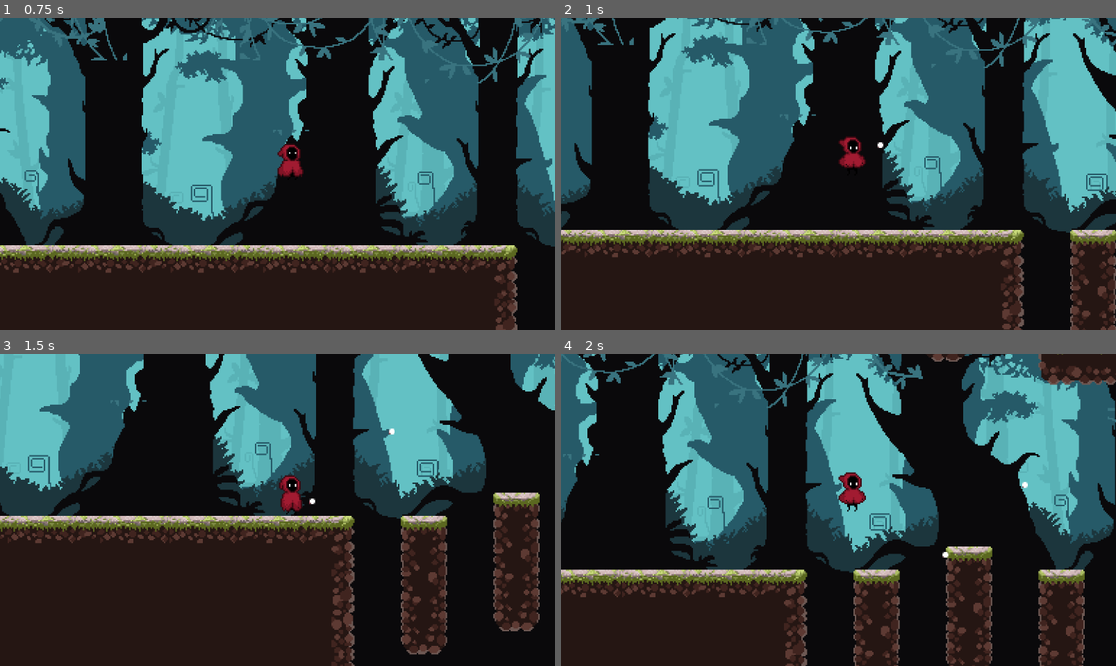
Above: before the commit, frames 1-4 (two rows, left to right).
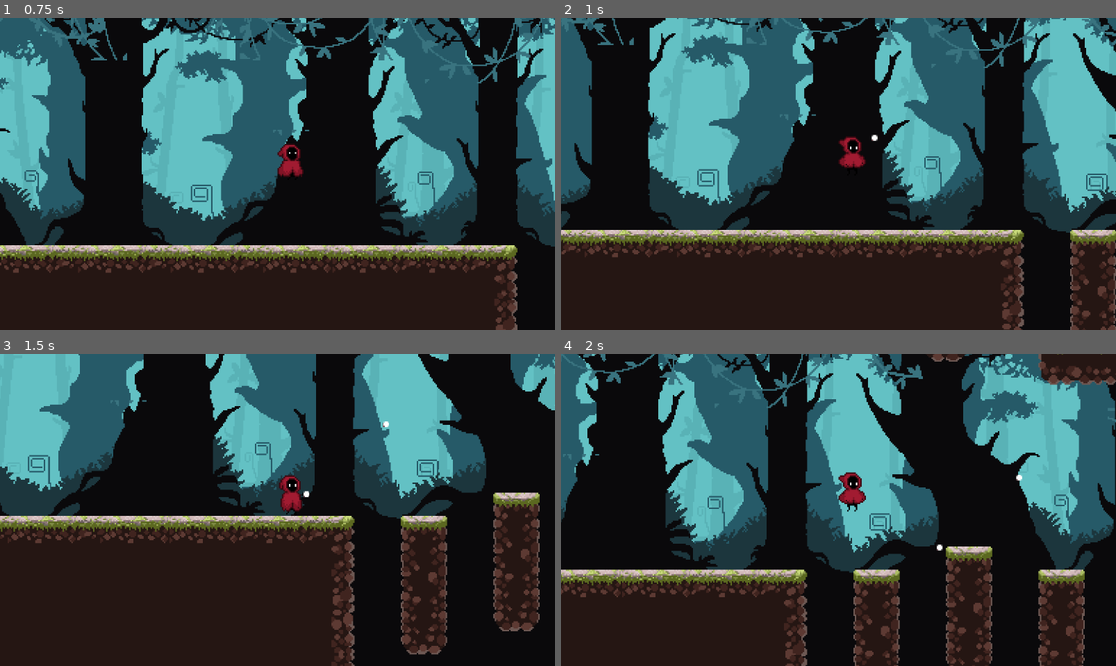
Above: after the commit, the same moments.

Repository: dieguga07/GodotTemplate
Game: Godot game, scene res://Scenes/game.tscn
The game is run twice, just before and just after one commit, with the same random seed, the same clock (stepped at 60 frames per second) and the same inputs.
Inputs:
- Up to frame 1 (0.75 s): tap Enter (ui_accept) at 0.5 s; hold Right (ui_right) from 0.53 s (still down); tap F (attack) at 0.6 s
- Up to frame 2 (1 s): keep holding Right (ui_right); tap Enter (ui_accept) at 0.77 s; tap Q (throw_attack) at 0.8 s
- Up to frame 3 (1.5 s): keep holding Right (ui_right); tap Q (throw_attack) at 1.35 s
- Up to frame 4 (2 s): keep holding Right (ui_right); tap Enter (ui_accept) at 1.52 s; tap F (attack) at 1.55 s

Frame 1 is identical in both runs. In frame 2, less than 0.1% of the frame differs, in the area x 55-59%, y 37-42%; in frame 3, less than 0.1%, in the area x 54-72%, y 21-49%; in frame 4, less than 0.1%.

Commit message:
cool down add

Diff:
--- a/Scenes/player.tscn
+++ b/Scenes/player.tscn
@@ -401,7 +401,7 @@
 tracks/1/interp = 1
 tracks/1/loop_wrap = true
 tracks/1/keys = {
-"times": PackedFloat32Array(0, 0.1, 0.2, 0.333333, 0.433333, 0.566667, 0.7, 0.833333, 0.933333),
+"times": PackedFloat32Array(0, 0.1, 0.2, 0.3, 0.4, 0.5, 0.6, 0.7, 0.8),
 "transitions": PackedFloat32Array(1, 1, 1, 1, 1, 1, 1, 1, 1),
 "update": 1,
 "values": [0, 1, 2, 3, 4, 5, 6, 7, 8]
--- a/Scripts/player.gd
+++ b/Scripts/player.gd
@@ -4,10 +4,13 @@
 const JUMP_VELOCITY = -300.0
 
 @onready var state_machine = $Player_State_Machine["parameters/playback"]
+
 @export var magic_ball_scene: PackedScene
 var last_direction = 1
-@onready var timer_attack: Timer = $TimerAttack
 
+
+@export var throw_cooldown: float = 0.5
+var can_throw = true
 
 
 func _physics_process(delta: float) -> void:
@@ -29,8 +32,16 @@
 		state_machine.travel("attack")
 
   	# Manejar lanzamiento de magia
-	if Input.is_action_just_pressed("throw_attack"):
+	if Input.is_action_just_pressed("throw_attack") and can_throw:
 		launch_magic_ball(direction)
+		can_throw = false  # Desactivar el lanzamiento
+
+	# Actualizar el cooldown
+	if not can_throw:
+		throw_cooldown -= delta
+		if throw_cooldown <= 0:
+			can_throw = true
+			throw_cooldown = 0.5
 
 	# Manejar movimiento
 	if direction != 0:
@@ -51,7 +62,6 @@
 		if velocity.y < 0:
 			state_machine.travel("jump")
 
-
 	move_and_slide()
 
 func launch_magic_ball(direction: float):
@@ -59,7 +69,7 @@
 	state_machine.travel("attack")
 	var magic_ball = magic_ball_scene.instantiate()
 	# Establecer la posición inicial (donde se lanzará la bola)
-	magic_ball.position = global_position + Vector2(5 * direction, -10)  # Lanzar desde un poco arriba del personaje
+	magic_ball.position = global_position + Vector2(direction, -15)  # Lanzar desde un poco arriba del personaje
 
 	# Establecer la dirección de la bola de magia según la dirección del personaje
 	var ball_direction = Vector2(direction if direction != 0 else last_direction, 0).normalized()
